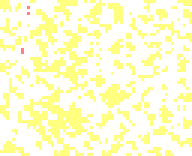
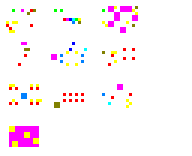
Comparing the layer stacks of the two 192px x 156px images. Changes:
showed "Entities", painted on it over [6, 6, 138, 147]
hid "Floor" over [0, 0, 192, 156]
